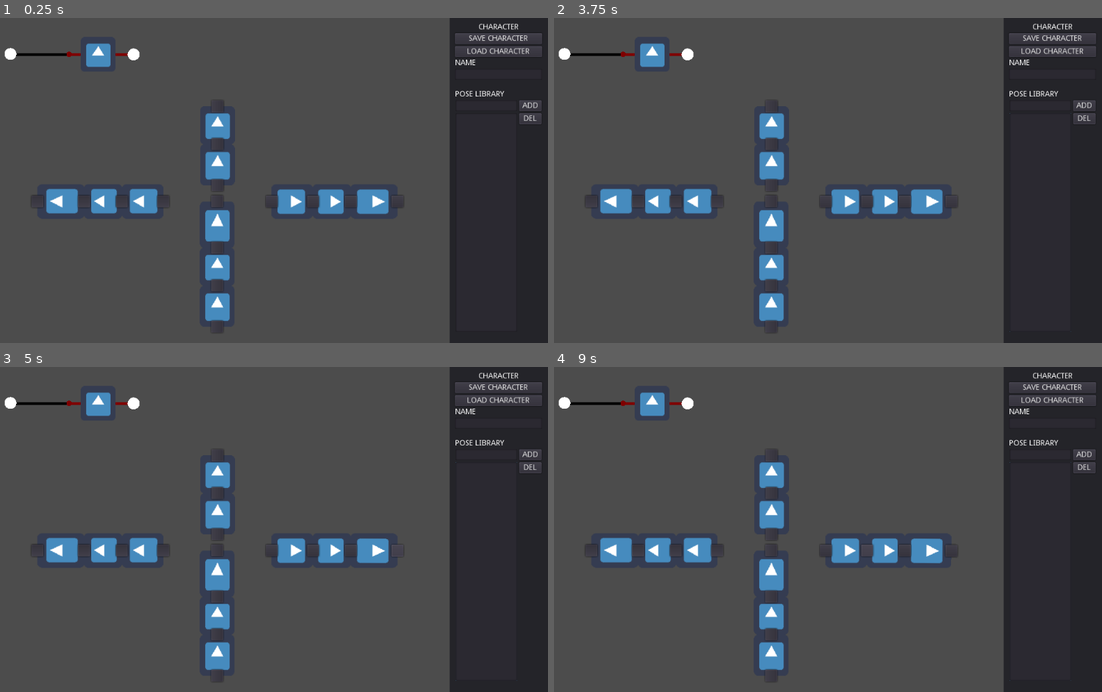
Above: before the commit, frames 1-4 (two rows, left to right).
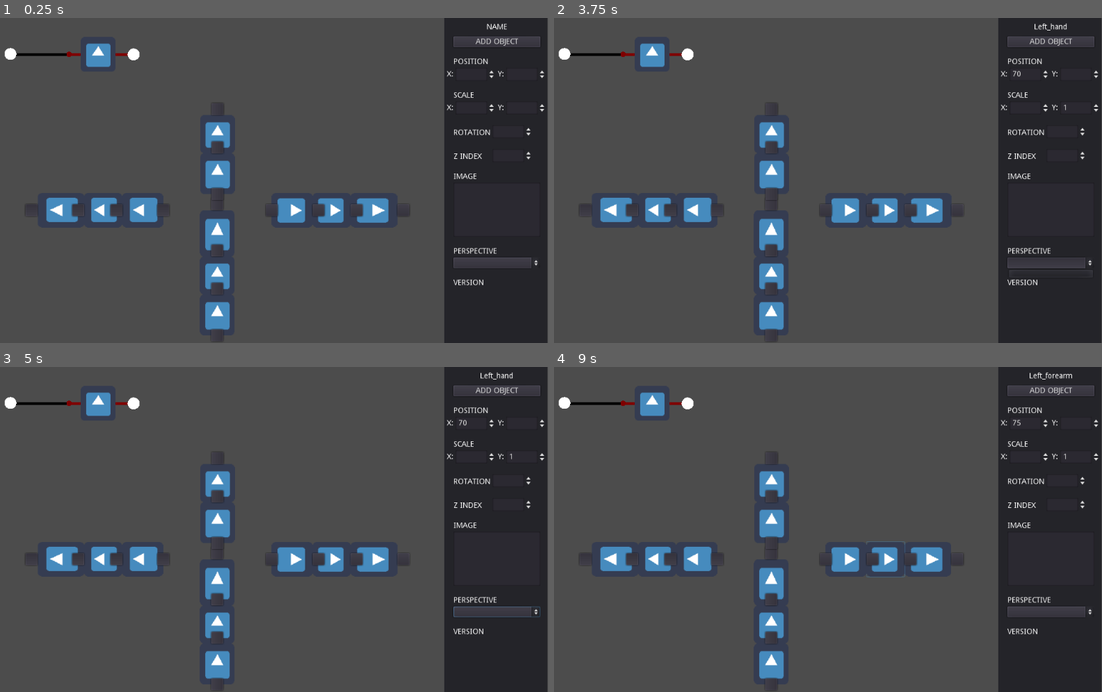
Above: after the commit, the same moments.

Repository: Fantoser/Puppet-Poser
Game: Godot game, scene res://Test.tscn
Same seed, same stepped clock (60 frames per second), same inputs: the game is played once before the commit and once after it. The project has no main scene, so this scene is started directly. The engine's default icon, where the game draws it, is replaced by a stand-in: a white triangle on a blue panel in a dark square.
Inputs (mouse positions are in pixels of both pictures, inside the frame that each line leads up to):
- Up to frame 1 (0.25 s): no input
- Up to frame 2 (3.75 s): click (926, 209) at 0.52 s; click (1085, 105) at 1.25 s, where only the run before the commit has a clickable "ADD"; click (1085, 118) at 2 s, where only the run before the commit has a clickable "DEL"; click (1052, 40) at 2.75 s, where only the run after the commit has a clickable "ADD OBJECT"; click (1052, 261) at 3.52 s
- Up to frame 3 (5 s): click (394, 552) at 4.27 s
- Up to frame 4 (9 s): click (948, 552) at 5.02 s; click (904, 549) at 5.77 s; click (904, 549) at 6.52 s; click (959, 558) at 7.27 s; click (959, 558) at 8.02 s; click (866, 549) at 8.77 s

The runs differ from the first frame. In frame 1, 6.6% of the frame differs, in the area x 4-100%, y 0-100%; in frame 2, 6.6%; in frame 3, 6.7%; in frame 4, 6.7%.

Commit message:
Implemented position and rotation on HUD working, reparented buttons

Diff:
--- /dev/null
+++ b/Assets/add_rename.svg
@@ -0,0 +1,32 @@
+<svg
+   id="svg4"
+   version="1.1"
+   width="16"
+   viewBox="0 0 16 16"
+   height="16">
+  <defs
+     id="defs8" />
+  <path
+     fill="currentColor"
+     d="M 12.787109 0.57617188 L 12.550781 0.88085938 L 12.232422 1.2910156 L 1.9824219 1.2910156 C 1.4284219 1.2910156 0.98242187 1.7370156 0.98242188 2.2910156 L 0.98242188 14.523438 C 0.98242188 15.077438 1.4284219 15.523437 1.9824219 15.523438 L 12.275391 15.523438 C 12.829391 15.523438 13.275391 15.077438 13.275391 14.523438 L 13.275391 6.0097656 L 15.744141 2.8203125 L 12.787109 0.57617188 z M 12.931641 1.6640625 L 14.646484 2.9648438 L 11.033203 7.6308594 L 9.390625 7.9707031 L 9.3144531 6.3359375 L 12.931641 1.6640625 z M 2.9824219 3.2910156 L 10.685547 3.2910156 L 8.5214844 6.0859375 L 8.6523438 8.9199219 L 11.275391 8.3789062 L 11.275391 13.523438 L 2.9824219 13.523438 L 2.9824219 3.2910156 z "
+     id="path2" />
+  <path
+     d="M 3.5482993,4.462585 H 10.110979 V 4.8544217 H 3.5482993 Z"
+     fill="currentColor"
+     id="rect835" />
+  <path
+     d="M 3.5482993,5.8122449 H 8.9719114 V 6.2040816 H 3.5482993 Z"
+     fill="currentColor"
+     id="rect837" />
+  <path
+     d="m 3.5482993,7.1619048 h 5.500576 v 0.3918367 h -5.500576 z"
+     fill="currentColor"
+     id="rect839" />
+  <rect
+     fill="currentColor"
+     id="rect846"
+     width="5.0938773"
+     height="0.39183673"
+     x="3.5482993"
+     y="8.5115652" />
+</svg>
--- /dev/null
+++ b/Assets/delete.svg
@@ -0,0 +1,35 @@
+<svg
+   id="svg4"
+   version="1.1"
+   width="16"
+   viewBox="0 0 16 16"
+   height="16">
+  <defs
+     id="defs8" />
+  <path
+     id="path2"
+     fill="currentColor"
+     d="m 1.9830111,5.85781 c -0.554,0 -1.00000001,0.446 -1.00000001,1 l 0,7.665545 c 0,0.554 0.44600001,1 1.00000001,1 H 14.123142 c 0.554,0 1,-0.446 1,-1 l 0,-7.665545 c 0,-0.554 -0.446,-1 -1,-1 z m 1,2 H 13.123142 l 0,5.665545 H 2.9830111 Z" />
+  <path
+     fill="currentColor"
+     d="m 1.1775689,1.3216527 c -0.55399998,0 -0.99999999,0.446 -0.99999999,1 v 4.5552049 c 0,0.554 0.44600001,1 0.99999999,1 H 14.950353 c 0.554,0 1,-0.446 1,-1 V 2.3216527 c 0,-0.554 -0.446,-1 -1,-1 z m 1,2 H 13.950353 V 5.8768576 H 2.1775689 Z"
+     id="path863" />
+  <path
+     d="M 6.5401514,0.54421768 H 9.5877705 V 2.1115646 H 6.5401514 Z"
+     fill="currentColor"
+     id="rect865" />
+  <path
+     id="path872"
+     d="M 3.5605469 8.4042969 L 3.5605469 13.144531 L 5.0605469 13.144531 L 5.0605469 8.4042969 L 3.5605469 8.4042969 z "
+     fill="currentColor"
+     />
+  <path
+     fill="currentColor"
+     d="m 7.1959209,8.4042969 v 4.7402341 h 1.5 V 8.4042969 Z"
+     id="path874" />
+  <path
+     id="path876"
+     d="m 10.831295,8.4042969 v 4.7402341 h 1.5 V 8.4042969 Z"
+     fill="currentColor"
+     />
+</svg>
--- /dev/null
+++ b/Bodypart.gd
@@ -0,0 +1,16 @@
+extends Control
+
+
+# Declare member variables here. Examples:
+# var a = 2
+# var b = "text"
+
+
+# Called when the node enters the scene tree for the first time.
+func _ready():
+	pass # Replace with function body.
+
+
+# Called every frame. 'delta' is the elapsed time since the previous frame.
+#func _process(delta):
+#	pass
--- a/FKLimb.gd
+++ b/FKLimb.gd
@@ -1,5 +1,6 @@
 extends Node2D
 
+signal HUD_state(state)
 
 var joints = []
 var buttons = []
@@ -8,7 +9,6 @@
 var moving = false
 var target = null
 var limb = null
-var parent = null
 var movebase = false
 
 # Called when the node enters the scene tree for the first time.
@@ -45,21 +45,39 @@
 		button.rect_size.y = 22
 		button.rect_pivot_offset = button.rect_size/2
 		button.set_focus_mode(0)
-		button.rect_position = parent.get_child(0).position - button.rect_pivot_offset
+		#Position of the button
+#		button.rect_position = parent.get_child(0).position - button.rect_pivot_offset
+		parent.add_child(button)
+		var sprite = parent.get_child(1).get_child(0)
+		var buttonDistance = sprite.texture.get_height() * sprite.scale.y
+		var direction = Vector2(cos(button.get_parent().get_child(0).rotation), sin(button.get_parent().get_child(0).rotation))
+		button.rect_position = Vector2(0, -button.rect_size.y/2)
+		button.rect_position.x += buttonDistance
+#		button.rect_position += direction * buttonDistance
+		#Set connections for grabbing the button and releasing it
 		button.connect("button_down", self, "start_moving", [button, parent])
 		button.connect("button_up", self, "stop_moving")
-		parent.add_child(button)
 		buttons.append(button)
 
 func start_moving(currentTarget, currentLimb):
 	moving = true
 	target = currentTarget
 	limb = currentLimb
+#	print(currentTarget.get_parent().name)
+	emit_HUD_signal(false)
 
 func stop_moving():
 	moving = false
 	distance = null
-	target.rect_position = target.get_parent().get_child(0).position - target.rect_pivot_offset
+	#Positioning the button
+	var sprite = target.get_parent().get_child(1).get_child(0)
+	var buttonDistance = sprite.texture.get_height() * sprite.scale.y
+	target.rect_position = Vector2(0, -target.rect_size.y/2)
+	target.rect_position.x += buttonDistance
+	emit_HUD_signal(true)
+
+func emit_HUD_signal(state):
+	emit_signal("HUD_state", state)
 
 func calc_fk(target, limb):
 	if distance == null:
@@ -83,10 +101,13 @@
 func move_base(state):
 	movebase = state
 
-func rename(names):
-	for i in range(get_child_count()):
-		if get_child(i).get_child_count() > 0:
-			get_child(i).get_child(1).name = names[i]
+func rename(limb, names, editor):
+	if limb.get_child_count() > 1 and names.size() > 0:
+		limb.get_child(1).get_child(0).name = names[0]
+		editor.body[names[0]]["object"] = limb.get_child(1).get_child(0)
+		limb.get_child(1).connect("button_down", editor, "emit_body_signal", [limb.get_child(1).get_child(0)])
+		names.pop_front()
+		rename(limb.get_child(0), names, editor)
 
 func _process(delta):
 	update()
--- a/FKLimb.tscn
+++ b/FKLimb.tscn
@@ -1,16 +1,7 @@
-[gd_scene load_steps=6 format=2]
+[gd_scene load_steps=3 format=2]
 
 [ext_resource path="res://FKLimb.gd" type="Script" id=1]
 [ext_resource path="res://icon.png" type="Texture" id=2]
-
-[sub_resource type="RectangleShape2D" id=1]
-extents = Vector2( 42.8866, 31.2839 )
-
-[sub_resource type="RectangleShape2D" id=2]
-extents = Vector2( 34.9241, 31.57 )
-
-[sub_resource type="RectangleShape2D" id=3]
-extents = Vector2( 37.5393, 31.6906 )
 
 [node name="FKLimb" type="Node2D"]
 script = ExtResource( 1 )
@@ -18,7 +9,7 @@
 [node name="first" type="Position2D" parent="."]
 
 [node name="second" type="Position2D" parent="first"]
-position = Vector2( 75.527, 0 )
+position = Vector2( 75.392, 0 )
 
 [node name="third" type="Position2D" parent="first/second"]
 position = Vector2( 69.688, 0 )
@@ -26,39 +17,45 @@
 [node name="fourth" type="Position2D" parent="first/second/third"]
 position = Vector2( 85.8286, 0.420448 )
 
-[node name="Area2D" type="Area2D" parent="first/second/third"]
+[node name="ToolButton" type="ToolButton" parent="first/second/third"]
+margin_top = -31.0
+margin_right = 85.0
+margin_bottom = 31.0
+__meta__ = {
+"_edit_use_anchors_": false
+}
 
-[node name="Sprite" type="Sprite" parent="first/second/third/Area2D"]
-position = Vector2( 42.7811, -1.27665e-06 )
+[node name="Sprite" type="Sprite" parent="first/second/third/ToolButton"]
+position = Vector2( 42.7811, 31 )
 rotation = 1.5708
 scale = Vector2( 1, 1.34619 )
 texture = ExtResource( 2 )
 
-[node name="CollisionShape2D" type="CollisionShape2D" parent="first/second/third/Area2D"]
-position = Vector2( 42.781, 0 )
-shape = SubResource( 1 )
+[node name="ToolButton" type="ToolButton" parent="first/second"]
+margin_top = -32.0
+margin_right = 70.0
+margin_bottom = 32.0
+__meta__ = {
+"_edit_use_anchors_": false
+}
 
-[node name="Area2D" type="Area2D" parent="first/second"]
-
-[node name="Sprite" type="Sprite" parent="first/second/Area2D"]
-position = Vector2( 35.0275, -8.80438e-05 )
+[node name="Sprite" type="Sprite" parent="first/second/ToolButton"]
+position = Vector2( 35.0275, 31.9999 )
 rotation = 1.5708
 scale = Vector2( 1, 1.09317 )
 texture = ExtResource( 2 )
 
-[node name="CollisionShape2D" type="CollisionShape2D" parent="first/second/Area2D"]
-position = Vector2( 35.028, 0 )
-shape = SubResource( 2 )
+[node name="ToolButton" type="ToolButton" parent="first"]
+margin_top = -32.0
+margin_right = 75.0
+margin_bottom = 32.0
+__meta__ = {
+"_edit_use_anchors_": false
+}
 
-[node name="Area2D" type="Area2D" parent="first"]
-
-[node name="Sprite" type="Sprite" parent="first/Area2D"]
-position = Vector2( 37.8939, -9.79538e-05 )
+[node name="Sprite" type="Sprite" parent="first/ToolButton"]
+position = Vector2( 37.8939, 31.9999 )
 rotation = 1.5708
 scale = Vector2( 1, 1.17939 )
 texture = ExtResource( 2 )
 offset = Vector2( 0, 0.238 )
-
-[node name="CollisionShape2D" type="CollisionShape2D" parent="first/Area2D"]
-position = Vector2( 37.894, 0 )
-shape = SubResource( 3 )
--- /dev/null
+++ b/HUD.gd
@@ -0,0 +1,44 @@
+extends Control
+
+
+var bodypart = null
+var bodyparent = null
+var bodychild = null
+var HUD_active = true
+onready var posXBox = get_node("Bodypart/VBoxContainer2/Horizontal/SpinBox")
+onready var posYBox = get_node("Bodypart/VBoxContainer2/Horizontal/SpinBox2")
+onready var rotateBox = get_node("Bodypart/VBoxContainer2/Horizontal3/SpinBox2")
+onready var zindexBox = get_node("Bodypart/VBoxContainer2/Horizontal4/SpinBox2")
+
+# Called when the node enters the scene tree for the first time.
+func _ready():
+	pass # Replace with function body.
+
+# Called every frame. 'delta' is the elapsed time since the previous frame.
+func _process(delta):
+	if bodypart != null:
+		if HUD_active == true:
+			#Position
+			var distance = bodyparent.get_child(0).position - bodypart.position
+			bodyparent.position.x = posXBox.value
+			bodyparent.position.y = posYBox.value
+			#Rotation
+			bodyparent.global_rotation_degrees = rotateBox.value
+			#Z index
+			bodyparent.z_index = zindexBox.value
+		else:
+			#Position
+			posXBox.value = bodyparent.position.x
+			posYBox.value = bodyparent.position.y
+			#Rotation
+			rotateBox.value = bodyparent.global_rotation_degrees
+
+func _on_body_bodypart_clicked(chosenBodypart):
+	bodypart = chosenBodypart
+	bodyparent = bodypart.get_parent().get_parent()
+	bodychild = bodypart.get_child(0)
+	get_node("Bodypart/VBoxContainer2/Name").text = chosenBodypart.name
+	rotateBox.value = bodypart.get_parent().get_parent().global_rotation_degrees
+	zindexBox.value = bodyparent.z_index
+	posXBox.value = bodyparent.position.x
+	posYBox.value = bodyparent.position.y
--- a/HUD.tscn
+++ b/HUD.tscn
@@ -1,4 +1,9 @@
-[gd_scene format=2]
+[gd_scene load_steps=5 format=2]
+
+[ext_resource path="res://Assets/add_rename.svg" type="Texture" id=1]
+[ext_resource path="res://Assets/delete.svg" type="Texture" id=2]
+[ext_resource path="res://Bodypart.gd" type="Script" id=3]
+[ext_resource path="res://HUD.gd" type="Script" id=4]
 
 [node name="HUD" type="Control"]
 anchor_right = 1.0
@@ -7,13 +12,13 @@
 margin_top = -3.31845
 margin_right = 0.310791
 margin_bottom = -3.31848
-__meta__ = {
-"_edit_use_anchors_": false,
-"_edit_vertical_guides_": [ 11.3544 ]
+script = ExtResource( 4 )
+__meta__ = {
+"_edit_use_anchors_": false
 }
 
 [node name="Panel" type="Panel" parent="."]
-margin_right = 181.0
+margin_right = 190.0
 margin_bottom = 603.0
 __meta__ = {
 "_edit_use_anchors_": false
@@ -35,6 +40,7 @@
 }
 
 [node name="Character menu" type="Control" parent="."]
+visible = false
 margin_right = 40.0
 margin_bottom = 40.0
 __meta__ = {
@@ -81,7 +87,7 @@
 enabled_focus_mode = 0
 text = "LOAD CHARACTER"
 
-[node name="Label" type="Label" parent="Character menu/VBoxContainer"]
+[node name="Name" type="Label" parent="Character menu/VBoxContainer"]
 margin_left = 10.0
 margin_top = 66.0
 margin_right = 170.0
@@ -98,7 +104,7 @@
 rect_min_size = Vector2( 160, 20 )
 size_flags_horizontal = 4
 
-[node name="Label2" type="Label" parent="Character menu/VBoxContainer"]
+[node name="Pose Library" type="Label" parent="Character menu/VBoxContainer"]
 margin_left = 10.0
 margin_top = 108.0
 margin_right = 170.0
@@ -121,40 +127,288 @@
 
 [node name="VBoxContainer" type="VBoxContainer" parent="Character menu/VBoxContainer/HBoxContainer2"]
 margin_left = 11.0
-margin_right = 124.0
+margin_right = 136.0
 margin_bottom = 427.0
-rect_min_size = Vector2( 113, 0 )
+rect_min_size = Vector2( 125, 0 )
 size_flags_horizontal = 5
 size_flags_vertical = 3
 
 [node name="TextEdit2" type="TextEdit" parent="Character menu/VBoxContainer/HBoxContainer2/VBoxContainer"]
-margin_right = 113.0
+margin_right = 125.0
 margin_bottom = 20.0
 rect_min_size = Vector2( 75, 20 )
 
 [node name="ItemList" type="ItemList" parent="Character menu/VBoxContainer/HBoxContainer2/VBoxContainer"]
 margin_top = 24.0
-margin_right = 113.0
+margin_right = 125.0
 margin_bottom = 427.0
 rect_min_size = Vector2( 0, 100 )
 size_flags_horizontal = 3
 size_flags_vertical = 3
 
 [node name="VBoxContainer2" type="VBoxContainer" parent="Character menu/VBoxContainer/HBoxContainer2"]
-margin_left = 128.0
-margin_right = 169.0
+margin_left = 140.0
+margin_right = 168.0
 margin_bottom = 427.0
 size_flags_horizontal = 5
 
 [node name="Save Pose" type="Button" parent="Character menu/VBoxContainer/HBoxContainer2/VBoxContainer2"]
-margin_right = 41.0
-margin_bottom = 20.0
+margin_right = 28.0
+margin_bottom = 22.0
+hint_tooltip = "Add pose to the list, or if a list element selected, rename it."
 focus_mode = 0
 enabled_focus_mode = 0
-text = "ADD"
+icon = ExtResource( 1 )
 
 [node name="Button" type="Button" parent="Character menu/VBoxContainer/HBoxContainer2/VBoxContainer2"]
+margin_top = 26.0
+margin_right = 28.0
+margin_bottom = 48.0
+icon = ExtResource( 2 )
+
+[node name="Bodypart" type="Control" parent="."]
+margin_right = 40.0
+margin_bottom = 40.0
+script = ExtResource( 3 )
+__meta__ = {
+"_edit_use_anchors_": false
+}
+
+[node name="VBoxContainer2" type="VBoxContainer" parent="Bodypart"]
+margin_top = 13.0
+margin_right = 194.0
+margin_bottom = 582.0
+grow_vertical = 0
+__meta__ = {
+"_edit_use_anchors_": false
+}
+
+[node name="Name" type="Label" parent="Bodypart/VBoxContainer2"]
+margin_right = 194.0
+margin_bottom = 20.0
+rect_min_size = Vector2( 0, 20 )
+text = "NAME"
+align = 1
+__meta__ = {
+"_edit_use_anchors_": false
+}
+
+[node name="Add Object" type="Button" parent="Bodypart/VBoxContainer2"]
+margin_left = 17.0
 margin_top = 24.0
-margin_right = 41.0
+margin_right = 177.0
 margin_bottom = 44.0
-text = "DEL"
+rect_min_size = Vector2( 160, 10 )
+focus_mode = 0
+size_flags_horizontal = 4
+enabled_focus_mode = 0
+text = "ADD OBJECT"
+
+[node name="Position" type="Label" parent="Bodypart/VBoxContainer2"]
+margin_left = 17.0
+margin_top = 48.0
+margin_right = 177.0
+margin_bottom = 78.0
+rect_min_size = Vector2( 160, 30 )
+size_flags_horizontal = 4
+text = "POSITION"
+valign = 2
+
+[node name="Horizontal" type="HBoxContainer" parent="Bodypart/VBoxContainer2"]
+margin_left = 5.0
+margin_top = 82.0
+margin_right = 188.0
+margin_bottom = 106.0
+rect_min_size = Vector2( 160, 0 )
+size_flags_horizontal = 4
+__meta__ = {
+"_edit_use_anchors_": false
+}
+
+[node name="X" type="Label" parent="Bodypart/VBoxContainer2/Horizontal"]
+margin_top = 5.0
+margin_right = 12.0
+margin_bottom = 19.0
+text = "X:"
+
+[node name="SpinBox" type="SpinBox" parent="Bodypart/VBoxContainer2/Horizontal"]
+margin_left = 16.0
+margin_right = 90.0
+margin_bottom = 24.0
+allow_greater = true
+allow_lesser = true
+
+[node name="Y" type="Label" parent="Bodypart/VBoxContainer2/Horizontal"]
+margin_left = 94.0
+margin_top = 5.0
+margin_right = 105.0
+margin_bottom = 19.0
+text = "Y:"
+
+[node name="SpinBox2" type="SpinBox" parent="Bodypart/VBoxContainer2/Horizontal"]
+margin_left = 109.0
+margin_right = 183.0
+margin_bottom = 24.0
+allow_greater = true
+allow_lesser = true
+
+[node name="Scale" type="Label" parent="Bodypart/VBoxContainer2"]
+margin_left = 17.0
+margin_top = 110.0
+margin_right = 177.0
+margin_bottom = 140.0
+rect_min_size = Vector2( 160, 30 )
+size_flags_horizontal = 4
+text = "SCALE"
+valign = 2
+
+[node name="Horizontal2" type="HBoxContainer" parent="Bodypart/VBoxContainer2"]
+margin_left = 5.0
+margin_top = 144.0
+margin_right = 188.0
+margin_bottom = 168.0
+rect_min_size = Vector2( 160, 0 )
+size_flags_horizontal = 4
+__meta__ = {
+"_edit_use_anchors_": false
+}
+
+[node name="X" type="Label" parent="Bodypart/VBoxContainer2/Horizontal2"]
+margin_top = 5.0
+margin_right = 12.0
+margin_bottom = 19.0
+text = "X:"
+
+[node name="SpinBox2" type="SpinBox" parent="Bodypart/VBoxContainer2/Horizontal2"]
+margin_left = 16.0
+margin_right = 90.0
+margin_bottom = 24.0
+value = 1.0
+allow_greater = true
+allow_lesser = true
+
+[node name="Y" type="Label" parent="Bodypart/VBoxContainer2/Horizontal2"]
+margin_left = 94.0
+margin_top = 5.0
+margin_right = 105.0
+margin_bottom = 19.0
+text = "Y:"
+
+[node name="SpinBox" type="SpinBox" parent="Bodypart/VBoxContainer2/Horizontal2"]
+margin_left = 109.0
+margin_right = 183.0
+margin_bottom = 24.0
+value = 1.0
+allow_greater = true
+allow_lesser = true
+
+[node name="Horizontal3" type="HBoxContainer" parent="Bodypart/VBoxContainer2"]
+margin_left = 17.0
+margin_top = 172.0
+margin_right = 177.0
+margin_bottom = 212.0
+rect_min_size = Vector2( 160, 40 )
+size_flags_horizontal = 4
+size_flags_vertical = 4
+__meta__ = {
+"_edit_use_anchors_": false
+}
+
+[node name="Rotation" type="Label" parent="Bodypart/VBoxContainer2/Horizontal3"]
+margin_top = 20.0
+margin_right = 68.0
+margin_bottom = 40.0
+rect_min_size = Vector2( 0, 20 )
+size_flags_horizontal = 4
+size_flags_vertical = 8
+text = "ROTATION"
+valign = 1
+
+[node name="SpinBox2" type="SpinBox" parent="Bodypart/VBoxContainer2/Horizontal3"]
+margin_left = 72.0
+margin_top = 16.0
+margin_right = 146.0
+margin_bottom = 40.0
+size_flags_vertical = 8
+min_value = -180.0
+max_value = 180.0
+suffix = "°"
+
+[node name="Horizontal4" type="HBoxContainer" parent="Bodypart/VBoxContainer2"]
+margin_left = 17.0
+margin_top = 216.0
+margin_right = 177.0
+margin_bottom = 256.0
+rect_min_size = Vector2( 160, 40 )
+size_flags_horizontal = 4
+size_flags_vertical = 4
+__meta__ = {
+"_edit_use_anchors_": false
+}
+
+[node name="Z index" type="Label" parent="Bodypart/VBoxContainer2/Horizontal4"]
+margin_top = 20.0
+margin_right = 68.0
+margin_bottom = 40.0
+rect_min_size = Vector2( 68, 20 )
+size_flags_horizontal = 4
+size_flags_vertical = 8
+text = "Z INDEX"
+valign = 1
+
+[node name="SpinBox2" type="SpinBox" parent="Bodypart/VBoxContainer2/Horizontal4"]
+margin_left = 72.0
+margin_top = 16.0
+margin_right = 146.0
+margin_bottom = 40.0
+size_flags_vertical = 8
+
+[node name="Image" type="Label" parent="Bodypart/VBoxContainer2"]
+margin_left = 17.0
+margin_top = 260.0
+margin_right = 177.0
+margin_bottom = 290.0
+rect_min_size = Vector2( 160, 30 )
+size_flags_horizontal = 4
+text = "IMAGE"
+valign = 2
+
+[node name="ImageList" type="ItemList" parent="Bodypart/VBoxContainer2"]
+margin_left = 17.0
+margin_top = 294.0
+margin_right = 177.0
+margin_bottom = 394.0
+rect_min_size = Vector2( 160, 100 )
+size_flags_horizontal = 4
+max_columns = 2
+icon_mode = 0
+
+[node name="Perspective" type="Label" parent="Bodypart/VBoxContainer2"]
+margin_left = 17.0
+margin_top = 398.0
+margin_right = 177.0
+margin_bottom = 428.0
+rect_min_size = Vector2( 160, 30 )
+size_flags_horizontal = 4
+text = "PERSPECTIVE"
+valign = 2
+
+[node name="PerspectiveList" type="OptionButton" parent="Bodypart/VBoxContainer2"]
+margin_left = 17.0
+margin_top = 432.0
+margin_right = 177.0
+margin_bottom = 452.0
+rect_min_size = Vector2( 160, 0 )
+size_flags_horizontal = 4
+
+[node name="Version" type="Label" parent="Bodypart/VBoxContainer2"]
+margin_left = 17.0
+margin_top = 456.0
+margin_right = 177.0
+margin_bottom = 486.0
+rect_min_size = Vector2( 160, 30 )
+size_flags_horizontal = 4
+text = "VERSION"
+valign = 2
+
+[connection signal="focus_entered" from="." to="." method="_on_HUD_focus_entered"]
--- a/Test.gd
+++ b/Test.gd
@@ -1,40 +1,60 @@
 extends Node2D
 
+signal body_clicked(bodypart)
 
 var limb = preload("res://FKLimb.tscn")
+var body = {
+	Hips = {object = null, image = null, position = Vector2(0, 0), scale = [0, 0]},
+	Middle = {object = null, image = null, position = Vector2(0, 0), scale = [0, 0]},
+	Chest = {object = null, image = null, position = Vector2(0, 0), scale = [0, 0]},
+	Left_arm = {object = null, image = null, position = Vector2(0, 0), scale = [0, 0]},
+	Left_forearm = {object = null, image = null, position = Vector2(0, 0), scale = [0, 0]},
+	Left_hand = {object = null, image = null, position = Vector2(0, 0), scale = [0, 0]},
+	Right_arm = {object = null, image = null, position = Vector2(0, 0), scale = [0, 0]},
+	Right_forearm = {object = null, image = null, position = Vector2(0, 0), scale = [0, 0]},
+	Right_hand = {object = null, image = null, position = Vector2(0, 0), scale = [0, 0]},
+	Neck = {object = null, image = null, position = Vector2(0, 0), scale = [0, 0]},
+	Head = {object = null, image = null, position = Vector2(0, 0), scale = [0, 0]}
+}
 
-
-# Called when the node enters the scene tree for the first time.
 func _ready():
 
-	$FKLimb.global_rotation_degrees = -90
-	$FKLimb.rename(["hip", "middle", "chest"])
+	setLimb($FKLimb, ["Hips", "Middle", "Chest"], Vector2(0, 0), -90)
 	$FKLimb.set_z_index(-1)
 
 	var leftarm = limb.instance()
 	$FKLimb.get_node("first/second/third/fourth").add_child(leftarm)
-	leftarm.global_position += Vector2(100, 0)
-	leftarm.global_rotation_degrees += 90
-	leftarm.rename(["arm", "forearm", "hand"])
+	setLimb(leftarm, ["Left_arm", "Left_forearm", "Left_hand"], Vector2(100, 0), 90)
+#	leftarm.get_limbs()
 	leftarm.set_z_index(1)
+	leftarm.connect("HUD_state", $FKLimb, "emit_HUD_signal")
 
 	var rightarm = limb.instance()
 	$FKLimb.get_node("first/second/third/fourth").add_child(rightarm)
-	rightarm.global_position -= Vector2(100, 0)
-	rightarm.global_rotation_degrees -= 90
-	rightarm.rename(["arm", "forearm", "hand"])
+	setLimb(rightarm, ["Right_arm", "Right_forearm", "Right_hand"], Vector2(-100, 0), -90)
 	rightarm.set_z_index(1)
+	rightarm.connect("HUD_state", $FKLimb, "emit_HUD_signal")
 
 	var neck = limb.instance()
 	$FKLimb.get_node("first/second/third/fourth").add_child(neck)
-	neck.global_position -= Vector2(0, 30)
 	for child in neck.get_node("first/second/third").get_children():
 		child.queue_free()
-	neck.rename(["neck", "head"])
+#	neck.get_node("first/second").get_child(2).queue_free()
+	setLimb(neck, ["Neck", "Head"], Vector2(0, -30), 0)
 	neck.set_z_index(1)
+	neck.connect("HUD_state", $FKLimb, "emit_HUD_signal")
 
 
-# Called every frame. 'delta' is the elapsed time since the previous frame.
+func setLimb(limb, nameArray, position, rotation):
+	limb.global_position += position
+	limb.global_rotation_degrees += rotation
+	limb.rename(limb.get_child(0), nameArray, self)
+	pass
+
+func emit_body_signal(button):
+	emit_signal("body_clicked", button)
+	pass
+
 func _process(delta):
 	if Input.is_action_just_pressed("W"):
 		$FKLimb.set_distance($FKLimb/first/second, 200)
@@ -42,3 +62,7 @@
 	if Input.is_action_just_pressed("S"):
 		$FKLimb.set_distance($FKLimb/first/second, 100)
 		$FKLimb.load_limb_info()
+
+
+func _on_body_HUD_state(state):
+	$HUD.HUD_active = state
--- a/Test.tscn
+++ b/Test.tscn
@@ -9,7 +9,7 @@
 script = ExtResource( 1 )
 
 [node name="FKLimb" parent="." instance=ExtResource( 2 )]
-position = Vector2( 415.15, 569.683 )
+position = Vector2( 415.15, 585.729 )
 
 [node name="Arm" parent="." instance=ExtResource( 3 )]
 position = Vector2( 34.7766, 67.2912 )
@@ -17,5 +17,8 @@
 [node name="HUD" parent="." instance=ExtResource( 4 )]
 anchor_right = 0.0
 anchor_bottom = 0.0
-margin_left = 842.871
-margin_right = 842.871
+margin_left = 832.78
+margin_right = 832.78
+
+[connection signal="body_clicked" from="." to="HUD" method="_on_body_bodypart_clicked"]
+[connection signal="HUD_state" from="FKLimb" to="." method="_on_body_HUD_state"]
--- a/project.godot
+++ b/project.godot
@@ -35,6 +35,11 @@
 "events": [ Object(InputEventKey,"resource_local_to_scene":false,"resource_name":"","device":0,"alt":false,"shift":false,"control":false,"meta":false,"command":false,"pressed":false,"scancode":83,"unicode":0,"echo":false,"script":null)
  ]
 }
+mouseLeft={
+"deadzone": 0.5,
+"events": [ Object(InputEventMouseButton,"resource_local_to_scene":false,"resource_name":"","device":0,"alt":false,"shift":false,"control":false,"meta":false,"command":false,"button_mask":0,"position":Vector2( 0, 0 ),"global_position":Vector2( 0, 0 ),"factor":1.0,"button_index":1,"pressed":false,"doubleclick":false,"script":null)
+ ]
+}
 
 [physics]
 
Not shown, added: Assets/add_rename.svg.import
Not shown, added: Assets/delete.svg.import
Binary file added: Images/bustup_12_02.png
Not shown, added: Images/bustup_12_02.png.import
